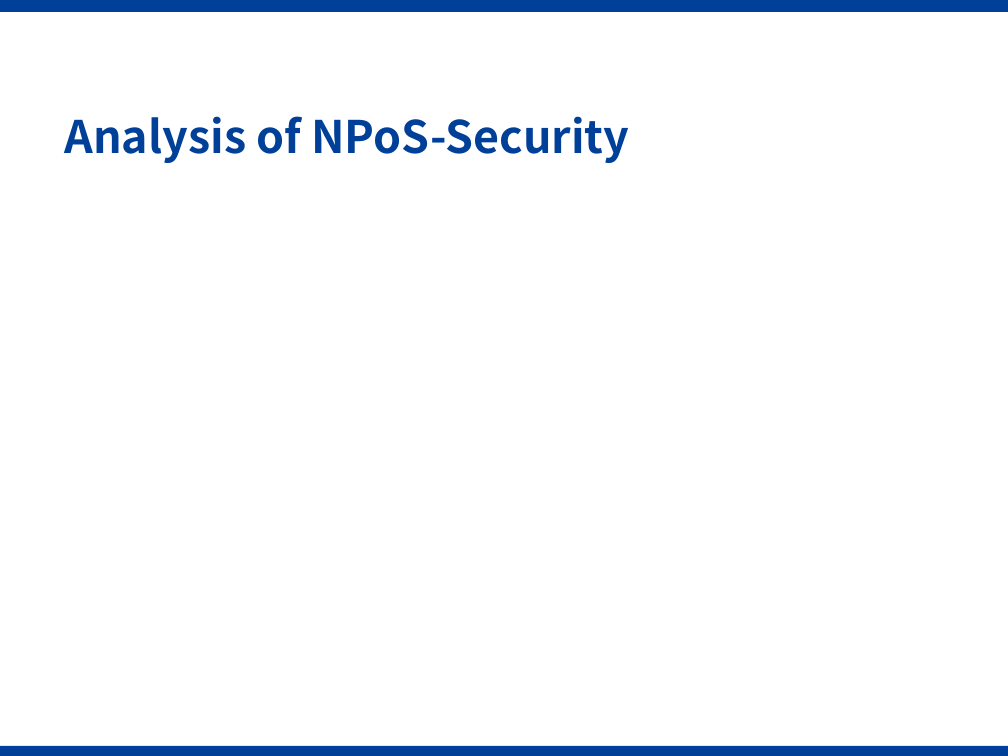
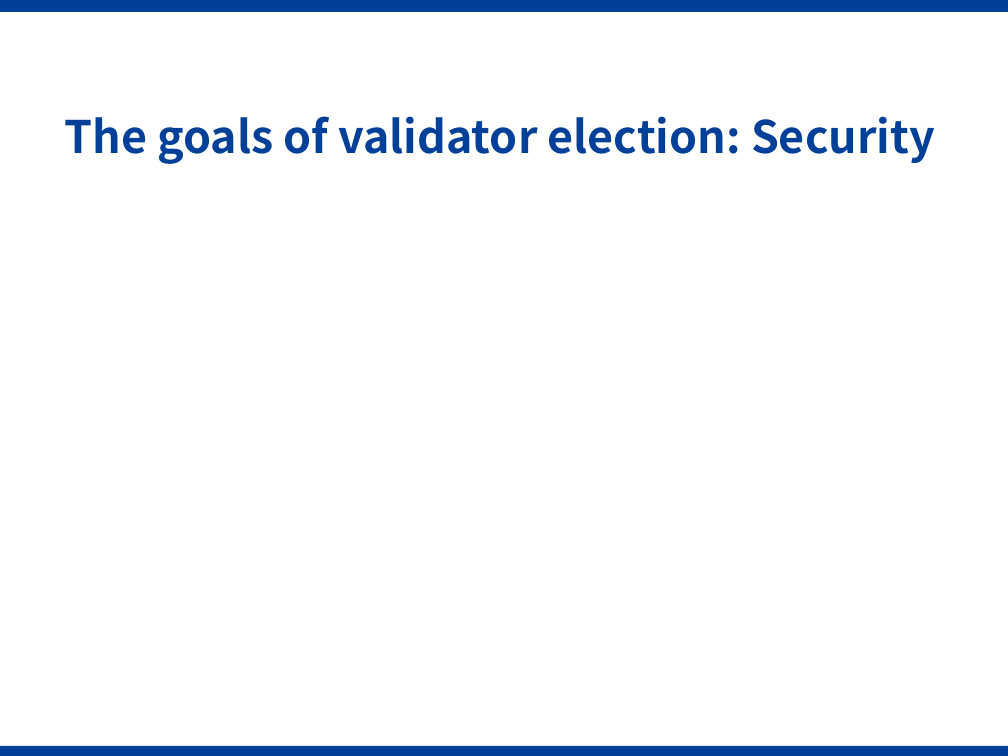
Before and after one commit to Voidkai/Polkadot, a slide deck: slide 7 of Polkadot-PPT.pptx (slide 6 before the commit). Drawn at 1008x756 pixels with LibreOffice and Linux fonts; fonts in the diff are those of the drawing; grey boxes stand for pictures; background and template pictures are left out. Boxes give left, top, right and bottom in pixels: in the first picture for what was removed or moved away, otherwise in the second. Text is boxed around its words. In the diff, an @@ line names an element or a change of style, - is before the commit and + after.

```diff
--- a/Polkadot-PPT.pptx
+++ b/Polkadot-PPT.pptx
@@ title at [65,116,935,164]: text changed @@
-Analysis of NPoS-Security
+The goals of validator election: Security
```
Also in this commit, not shown: 8 other slides changed, 4 slides added, 3 other files.
